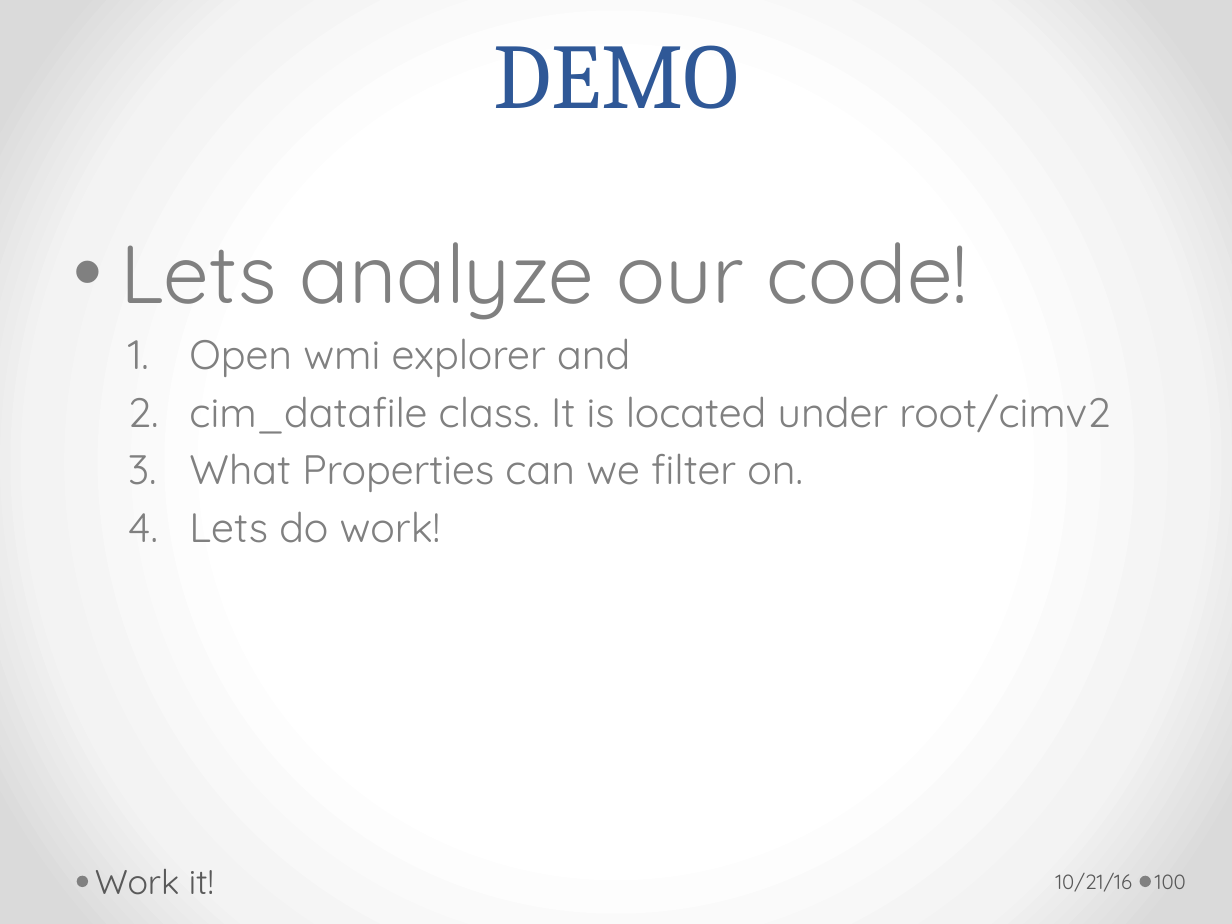
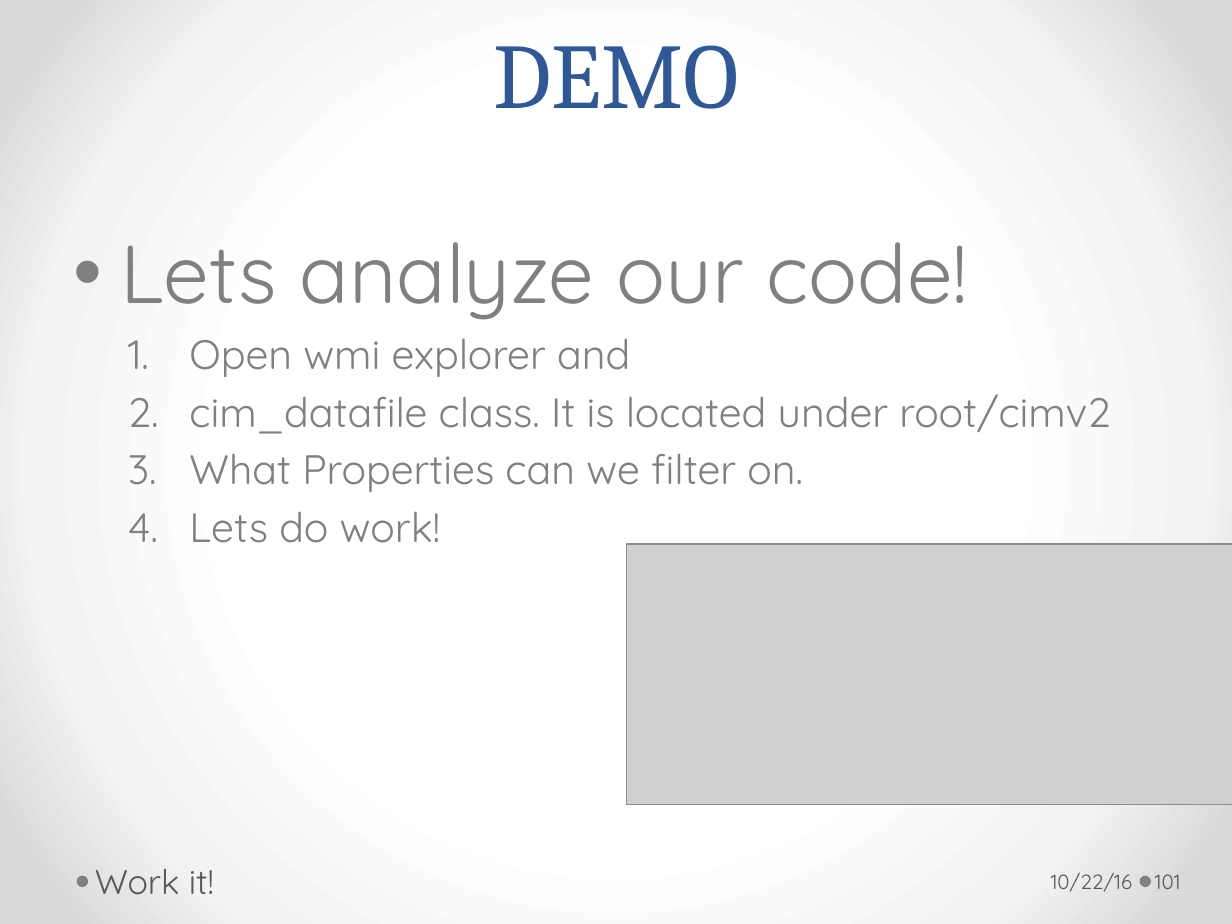
Before and after one commit to git-oaktree/bsidesdc, a slide deck: slide 101 of PowerShell_DC_V1.pptx (slide 100 before the commit). Drawn at 1232x924 pixels with LibreOffice and Linux fonts; fonts in the diff are those of the drawing; grey boxes stand for pictures. Boxes give left, top, right and bottom in pixels: in the first picture for what was removed or moved away, otherwise in the second. Text is boxed around its words. In the diff, an @@ line names an element or a change of style, - is before the commit and + after.

```diff
--- a/PowerShell_DC_V1.pptx
+++ b/PowerShell_DC_V1.pptx
@@ picture added at [626, 545, 1232, 806] @@
@@ text at [1051, 873, 1133, 892]: text changed @@
-10/21/16
+10/22/16
@@ page number at [1155, 874, 1181, 889]: text changed @@
-100
+101
```
Also in this commit, not shown: 109 other slides changed, 1 slide added.
